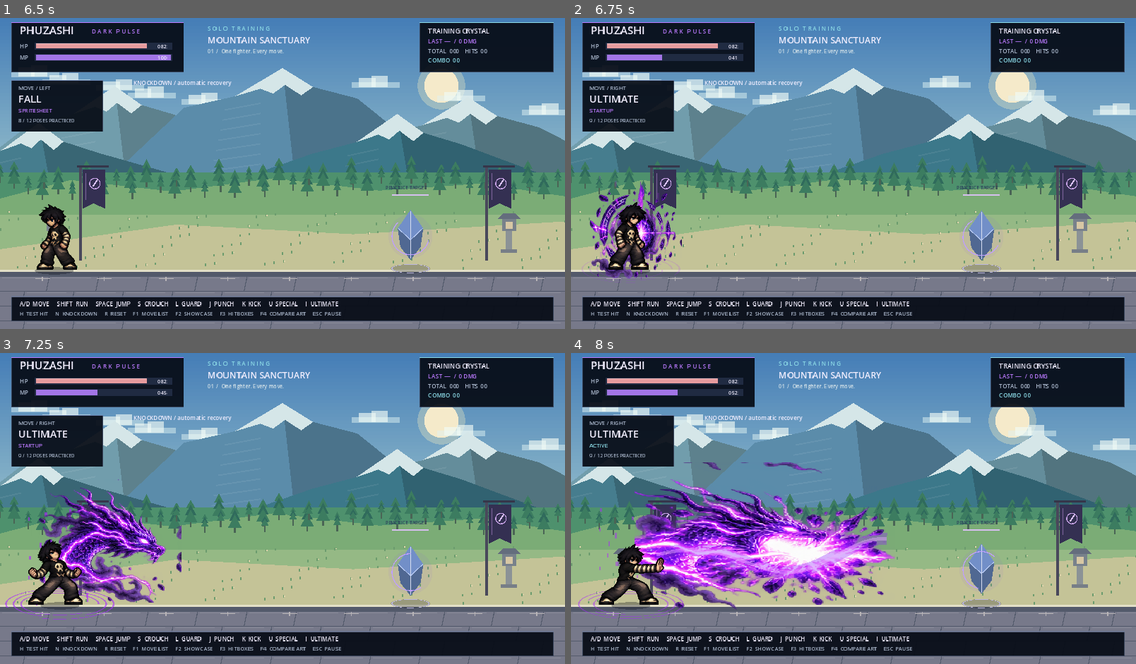
Above: before the commit, frames 1-4 (two rows, left to right).
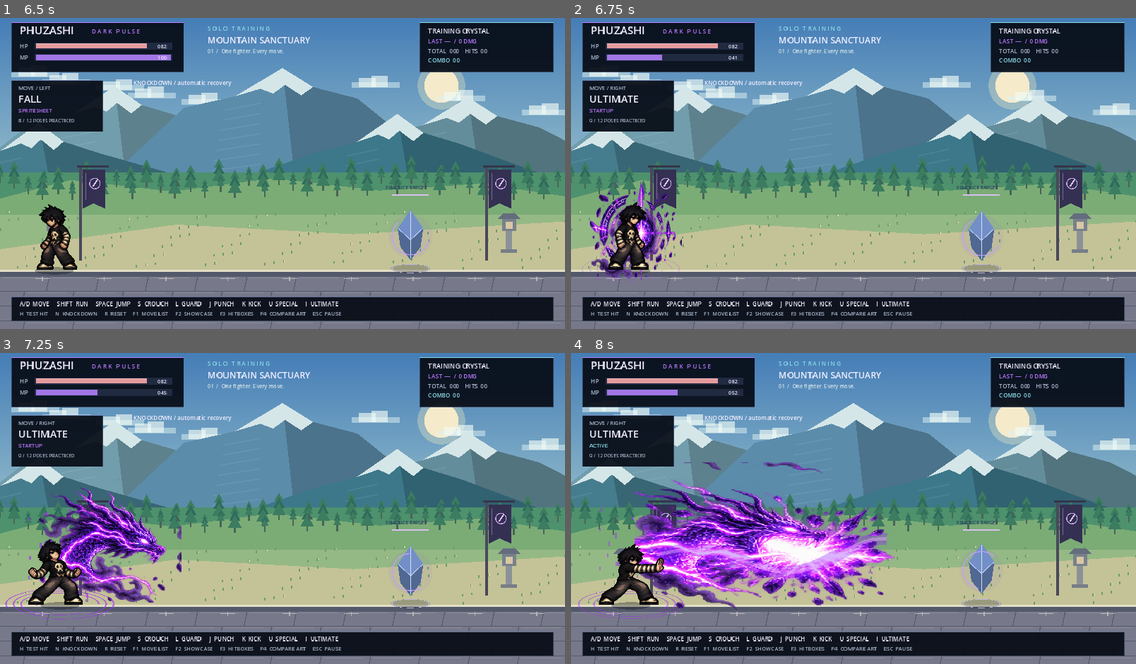
Above: after the commit, the same moments.

Repository: poohkk567-sys/game
Game: Godot game, scene res://scenes/main.tscn
Same seed, same stepped clock (60 frames per second), same inputs: the game is played once before the commit and once after it.
Inputs:
- Up to frame 1 (6.5 s): tap Enter at 0.5 s; hold D (move_right) 0.53-1.28 s; hold S (crouch) 0.53-1.28 s; tap Space (jump) at 0.77, 1.52, 3.02, 3.77, 4.52, 6.02 s; tap R (reset) at 1.25 s; hold Down 1.28-2.03 s; tap L (guard) at 1.35 s; hold D (move_right) 2.03-3.53 s; tap K (kick) at 2.1 s; tap J (punch) at 2.85 s; hold Shift (run) 3.53-4.28 s; hold A (move_left) 3.53-5.03 s; tap U (special) at 4.35 s; hold Down 5.03-5.78 s; tap N (test_fall) at 5.1 s; hold D (move_right) from 5.78 s (still down); tap H (test_hit) at 5.85 s
- Up to frame 2 (6.75 s): keep holding D (move_right); tap I (ultimate) at 6.6 s
- Up to frame 3 (7.25 s): keep holding D (move_right); tap Space (jump) at 6.77 s
- Up to frame 4 (8 s): keep holding D (move_right); tap S (crouch) at 7.35 s; tap Space (jump) at 7.52 s

Frame 1 is identical in both runs. In frame 2, 0.3% of the frame differs, in the area x 3-20%, y 53-85%; in frame 3, 0.7%; in frame 4, 2.0%, in the area x 11-57%, y 35-83%.

Commit message:
Fix atlas region slicing for non-divisible 4x4 VFX sheet dimensions

Diff:
--- a/scripts/character/combat_effects.gd
+++ b/scripts/character/combat_effects.gd
@@ -8,10 +8,12 @@
 	texture_filter = CanvasItem.TEXTURE_FILTER_NEAREST
 
 func _cell(sheet: Texture2D, index: int, center: Vector2, dimensions: Vector2, opacity: float = 1.0) -> void:
-	var cell: Vector2 = sheet.get_size() / 4.0
 	var col: int = index % 4
 	var row: int = floori(float(index) / 4.0)
-	var region := Rect2(Vector2(col, row) * cell, cell)
+	var size: Vector2 = sheet.get_size()
+	var upper := Vector2(floorf(float(col) * size.x / 4.0), floorf(float(row) * size.y / 4.0))
+	var lower := Vector2(floorf(float(col + 1) * size.x / 4.0), floorf(float(row + 1) * size.y / 4.0))
+	var region := Rect2(upper, lower - upper)
 	draw_texture_rect_region(sheet, Rect2(center - dimensions * 0.5, dimensions), region, Color(1, 1, 1, clampf(opacity, 0.0, 1.0)), false, true)
 
 func _draw() -> void:
